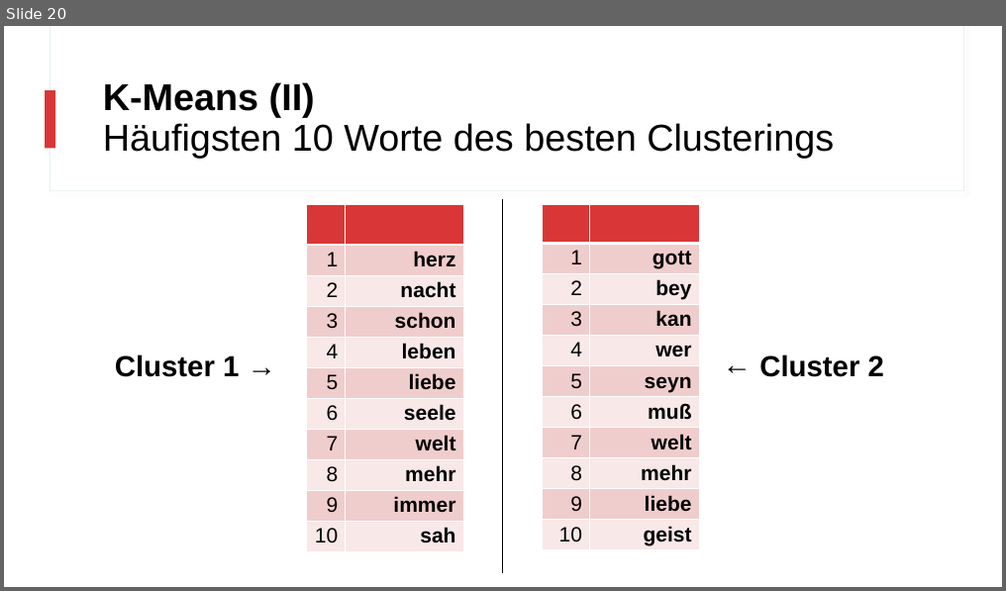
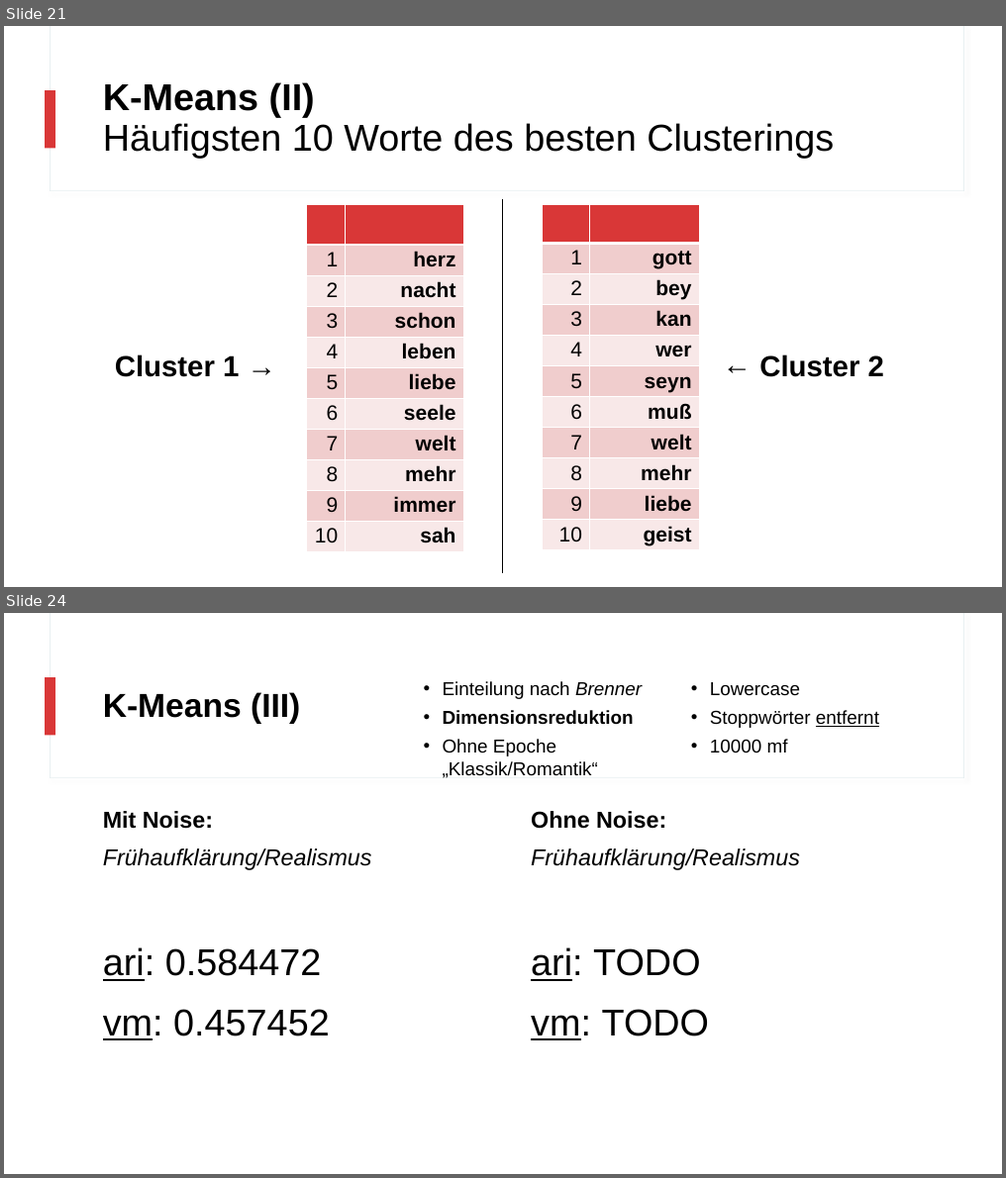
Before and after one commit to realjanpaulus/clusterpoems, a slide deck: literature & presentation/clustering_presentation.pptx. Shown one above the other, each under a label of ours: slide 20 before the commit, slides 21 and 24 after it; the slides between them are not shown. The pictures are 1006x591 and 1006x1178 pixels, drawn with LibreOffice and Linux fonts; fonts in the diff are those of the drawing. Boxes give left, top, right and bottom in pixels: in the first picture for what was removed or moved away, otherwise in the second. Text is boxed around its words. In the diff, an @@ line names an element or a change of style, - is before the commit and + after.

```diff
--- a/literature & presentation/clustering_presentation.pptx
+++ b/literature & presentation/clustering_presentation.pptx
@@ slide 24 added at (x1=4, y1=613, x2=1002, y2=1174), background #FFFFFF; not listed: 3 template elements that a slide beside it also shows @@
@@ title added at (x1=103, y1=692, x2=300, y2=724), 32 pt, text #000000, bold @@
+K-Means (III)
@@ text added at (x1=443, y1=681, x2=788, y2=778), 18 pt, text #000000 @@
+• Einteilung nach Brenner
+• Dimensionsreduktion
+• Ohne Epoche „Klassik/Romantik“
+• Lowercase
+• Stoppwörter entfernt
+• 10000 mf
@@ text added at (x1=103, y1=811, x2=372, y2=870), 22.2 pt, text #000000, italic @@
+Mit Noise:
+Frühaufklärung/Realismus
@@ text added at (x1=531, y1=811, x2=800, y2=870), 22.2 pt, text #000000, italic @@
+Ohne Noise:
+Frühaufklärung/Realismus
@@ text added at (x1=103, y1=948, x2=330, y2=1041), 36 pt, text #000000 @@
+ari: 0.584472
+vm: 0.457452
@@ text added at (x1=531, y1=948, x2=709, y2=1041), 36 pt, text #000000 @@
+ari: TODO
+vm: TODO
@@ what was slide 20 is now slide 21 @@
```
Also in this commit, not shown: 7 slides changed, 4 other slides added, 3 slides removed, 24 other files.
